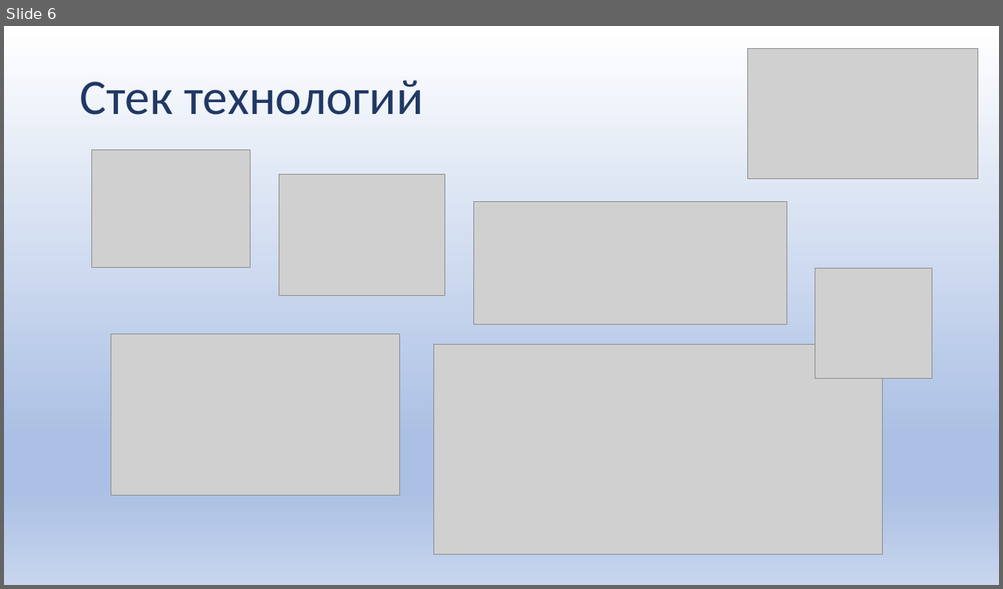
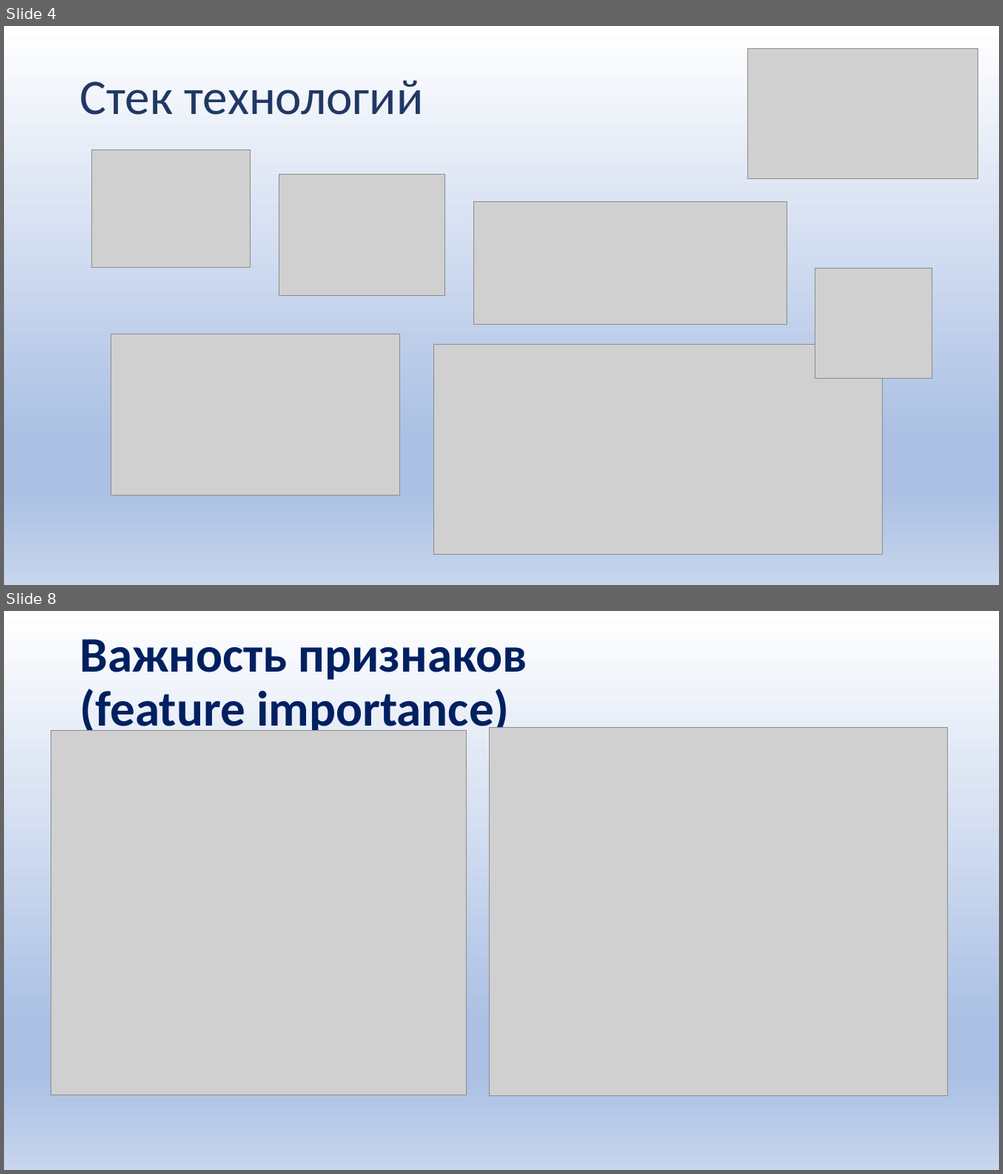
Before and after one commit to Alexwert3/rep_kareliya, a slide deck: Карелия_2022_Верт-Миллер.pptx. Shown one above the other, each under a label of ours: slide 6 before the commit, slides 4 and 8 after it; the slides between them are not shown. The pictures are 1003x589 and 1003x1174 pixels, drawn with LibreOffice and Linux fonts; fonts in the diff are those of the drawing; grey boxes stand for pictures. Boxes give left, top, right and bottom in pixels: in the first picture for what was removed or moved away, otherwise in the second. Text is boxed around its words. In the diff, an @@ line names an element or a change of style, - is before the commit and + after.

```diff
--- a/Карелия_2022_Верт-Миллер.pptx
+++ b/Карелия_2022_Верт-Миллер.pptx
@@ slide 8 added at box(4, 611, 999, 1170), background gradient #FFFFFF to #ABC0E4 to #C7D5ED @@
@@ title added at box(79, 639, 527, 738), 48 pt, text #002060, bold @@
+Важность признаков (feature importance)
@@ picture added at box(51, 730, 466, 1095) @@
@@ picture added at box(489, 728, 947, 1096) @@
@@ what was slide 6 is now slide 4 @@
```
Also in this commit, not shown: 5 slides changed, 2 other slides added, 1 slide removed.
